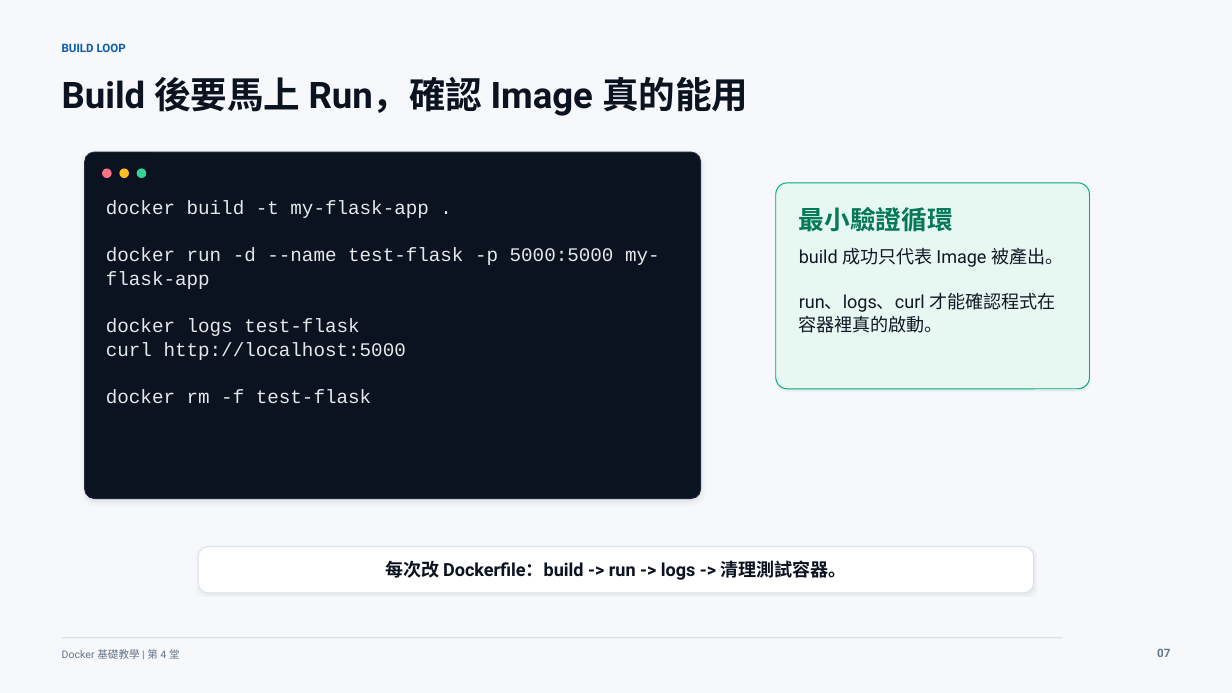
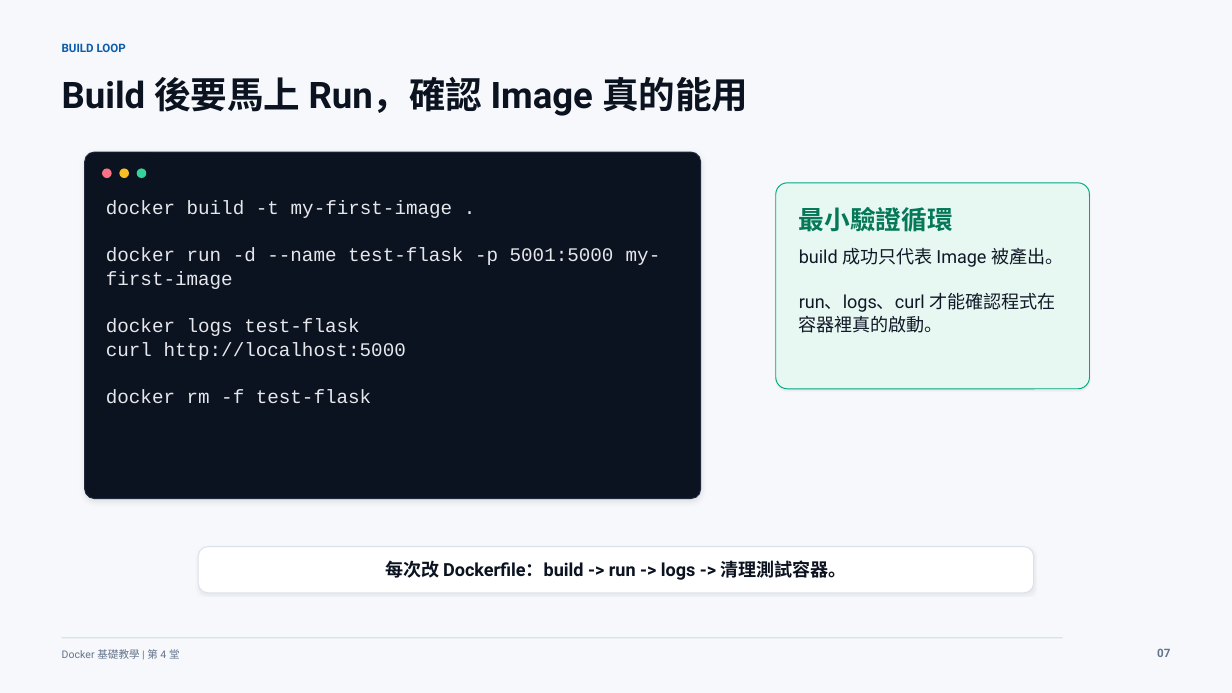
Before and after one commit to lalalalaluk/docker-practice, a slide deck: slide 9 of slides/docker-session4-custom-image-dockerhub.pptx (slide 10 before the commit). Drawn at 1232x693 pixels with LibreOffice and Linux fonts; fonts in the diff are those of the drawing. Boxes give left, top, right and bottom in pixels: in the first picture for what was removed or moved away, otherwise in the second. Text is boxed around its words. In the diff, an @@ line names an element or a change of style, - is before the commit and + after.

```diff
--- a/slides/docker-session4-custom-image-dockerhub.pptx
+++ b/slides/docker-session4-custom-image-dockerhub.pptx
@@ text at (106, 201, 661, 289): text changed @@
-docker build -t my-flask-app .
-docker run -d --name test-flask -p 5000:5000 my-flask-app
+docker build -t my-first-image .
+docker run -d --name test-flask -p 5001:5000 my-first-image
```
Also in this commit, not shown: 14 other slides changed, 3 slides added, 31 slides removed, 2 other files.
